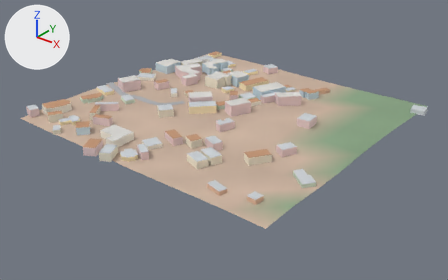
What one commit did to the glTF model city/lo/t_9_-4.glb.
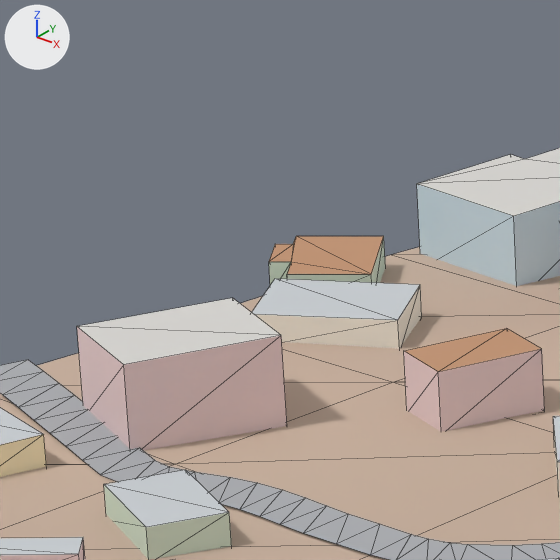
Old and new are each drawn whole from a 50 mm camera at (2743.6, -1295.1, 223.3) aimed at (2437.1, -912.0, -14.2) and again close up on the part from 24% to 38% of the width and 15% to 37% of the height. Arrows for +X, +Y and +Z are at upper left; the lights stay in place. The older version's two pictures come first. The close-ups show mesh edges as thin lines. Vertices at exactly the same position are counted once.

Objects in the first close-up: 'Lo'.
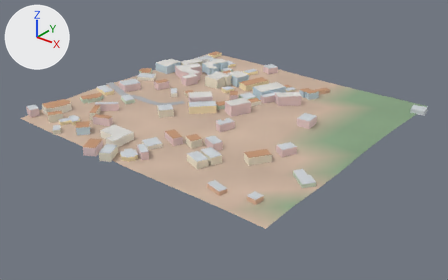
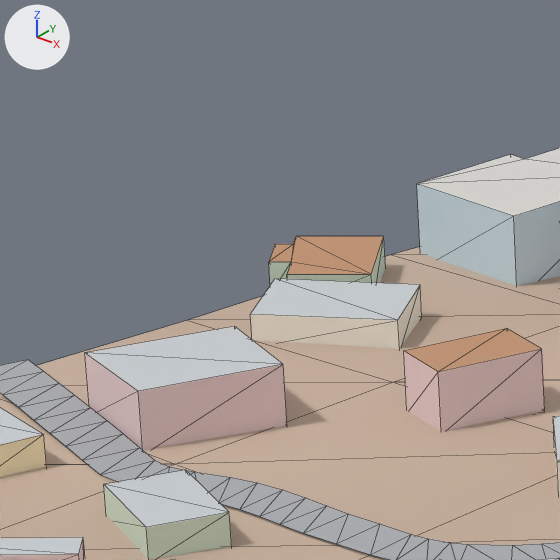
Edits to the bpy script that builds the scene:
```text
Change me_lo:
    used by ob_lo; location = (0.0, 0.0, 0.0)
    remove me_lo.from_pydata(...)  # 859 vertices, 1130 faces; spans x 2299.0..2567.0, y -1032.0..-768.0, z 2.0..19.0
    add me_lo.from_pydata(...)  # 859 vertices, 1130 faces; spans x 2299.0..2567.0, y -1032.0..-768.0, z 2.0..18.0
    me_lo part 1: the loose piece of 8 vertices spanning x 2318.0..2337.0, y -929.0..-908.0, z 9.0..19.0 is scaled about its middle by (1, 0.935, 0.689), then moved by (0.0, 1.0, -2.0)
```

Where the change shows, as pixel boxes [x1, y1, x2, y2] in the close-ups (560 x 560 px; the box of a moved part takes in the faces that stretch with it):
part 1 of me_lo, moved or reshaped: before [77, 298, 287, 450]; after [85, 326, 287, 450]
